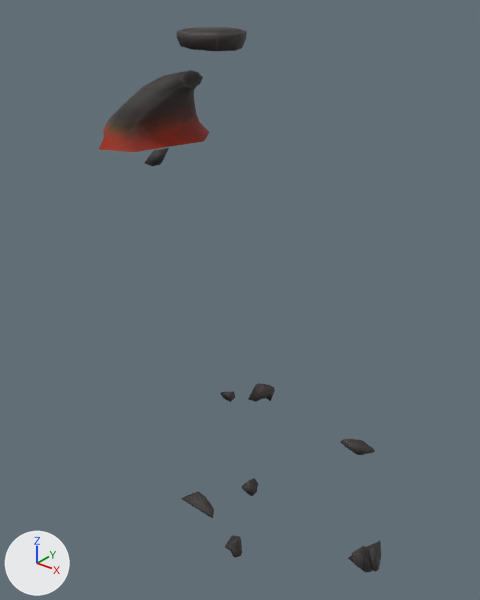
The FBX model Assets/HellsChicken/3D Models/breakablePlatform.fbx as it was, and as the next commit left it.
Both versions are drawn from a 50 mm lens placed at (45.2, 104.7, 16.3), pointed at (1.8, 158.9, -17.3). Lighting does not change. The marker at lower left points along +X, +Y and +Z.

The older version as bpy lines, for what is in view:
```python
ob_breakablepart_cell1 = bpy.data.objects.new('BreakablePart_cell1', me_breakablepart_cell_008)
ob_breakablepart_cell1.location = (13.2, 169.4, -39.1)
ob_breakablepart_cell1.rotation_euler = (0.118, -2.831, -0.334)  # degrees (6.8, -162, -19)
ob_breakablepart_cell2 = bpy.data.objects.new('BreakablePart_cell2', me_breakablepart_cell_004)
ob_breakablepart_cell2.location = (4.8, 147.7, -38.4)
ob_breakablepart_cell2.rotation_euler = (0.979, -3.137, 0.0542)  # degrees (56, -180, 3.1)
ob_breakablepart_cell3 = bpy.data.objects.new('BreakablePart_cell3', me_breakablepart_cell_007)
ob_breakablepart_cell3.location = (-3.5, 152.2, -0.3)
ob_breakablepart_cell3.rotation_euler = (2.646, 0.21, 0.3)  # degrees (152, 12, 17)
ob_breakablepart_cell4 = bpy.data.objects.new('BreakablePart_cell4', me_breakablepart_cell_009)
ob_breakablepart_cell4.location = (-0.1, 166.3, -34.8)
ob_breakablepart_cell4.rotation_euler = (-1.11, -0.267, 2.811)  # degrees (-64, -15, 161)
ob_breakablepart_cell5 = bpy.data.objects.new('BreakablePart_cell5', me_breakablepart_cell_006)
ob_breakablepart_cell5.location = (19.1, 163.9, -50.1)
ob_breakablepart_cell5.rotation_euler = (0.0564, 0.585, -0.00198)  # degrees (3.2, 34, -0.1)
ob_breakablepart_cell6 = bpy.data.objects.new('BreakablePart_cell6', me_breakablepart_cell_005)
ob_breakablepart_cell6.location = (18.5, 162.3, -50.0)
ob_breakablepart_cell6.rotation_euler = (0.0564, 0.585, -0.00198)  # degrees (3.2, 34, -0.1)
ob_breakablepart_cell7 = bpy.data.objects.new('BreakablePart_cell7', me_breakablepart_cell_003)
ob_breakablepart_cell7.location = (-0.5, 159.3, -31.6)
ob_breakablepart_cell7.rotation_euler = (0.425, -2.643, 1.524)  # degrees (24, -151, 87)
ob_breakablepart_cell9 = bpy.data.objects.new('BreakablePart_cell9', me_breakablepart_cell_001)
ob_breakablepart_cell9.location = (2.6, 160.2, -45.6)
ob_breakablepart_cell9.rotation_euler = (0.843, 1.12, 0.503)  # degrees (48, 64, 29)
ob_brokenbase = bpy.data.objects.new('BrokenBase', me_plane_011)
ob_brokenbase.location = (-9.5, 157.3, 0.0)
# also in view: 'BreakFallPlatform' at (-0.2, 157.3, 11.0)
```
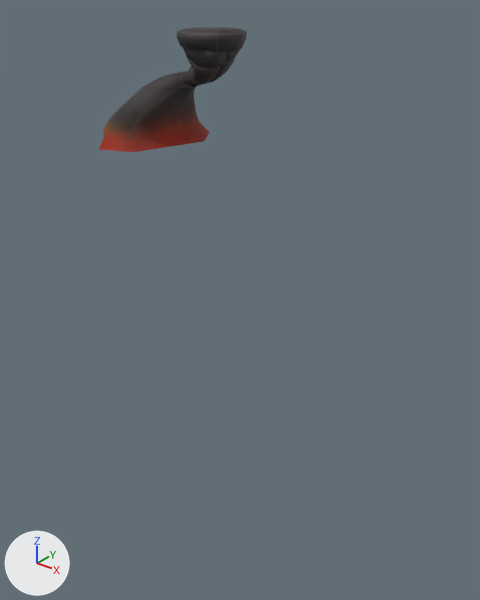
Commit message: added mesh to breakable platform

What differs and where, as boxes (x1, y1, x2, y2) in the pictures (480 x 600 px):
```json
{"object": "BreakablePart_cell2", "change": "moved, turned", "before": [181, 492, 214, 518], "after": [183, 47, 228, 69]}
{"object": "BreakablePart_cell6", "change": "moved, turned", "before": [348, 546, 372, 573], "after": [188, 58, 221, 83]}
{"object": "BreakablePart_cell8", "change": "moved, turned", "before": [225, 535, 242, 558], "after": [182, 66, 205, 85]}
{"object": "BreakablePart_cell1", "change": "moved, turned", "before": [340, 439, 375, 455], "after": [226, 51, 235, 60]}
{"object": "BreakablePart_cell5", "change": "moved, turned", "before": [366, 541, 381, 572], "after": [209, 60, 229, 83]}
{"object": "BreakablePart_cell4", "change": "moved, turned", "before": [248, 383, 275, 402], "on screen": "not visible afterwards"}
{"object": "BreakablePart_cell3", "change": "moved, turned", "before": [145, 148, 169, 166], "on screen": "not visible afterwards"}
{"object": "BreakablePart_cell9", "change": "moved", "before": [241, 478, 258, 496], "after": [191, 83, 206, 87]}
{"object": "BreakMesh", "change": "added", "after": [191, 49, 240, 81]}
{"object": "BreakablePart_cell7", "change": "moved, turned", "before": [220, 391, 235, 402], "on screen": "not visible afterwards"}
```

Edits to the scene script, one JSON object a line:
```json
{"op": "add", "block": "me_breakablepart_cell_012", "code": ["me_breakablepart_cell_012 = bpy.data.meshes.new('BreakablePart_cell.012')", "me_breakablepart_cell_012.from_pydata(...)  # 135 vertices, 141 faces; spans x -1.02..4.97, y -3.54..2.65, z -0.6..3.46", "me_breakablepart_cell_012.materials.append(mat_breakfallplatform)  # picture img_breakfallplatform_png"]}
{"op": "set", "path": "ob_breakablepart_cell5.rotation_euler", "old": "(0.0564, 0.585, -0.00198)", "new": "(0.0, 0.0, 0.0)", "note": "degrees (3.2, 34, -0.1) -> degrees (0, 0, 0)"}
{"op": "set", "path": "ob_breakablepart_cell5.location", "old": "(19.1, 163.9, -50.1)", "new": "(0.0, 158.0, 8.5)"}
{"op": "set", "path": "ob_breakablepart_cell1.rotation_euler", "old": "(0.118, -2.831, -0.334)", "new": "(0.0, 0.0, 0.0)", "note": "degrees (6.8, -162, -19) -> degrees (0, 0, 0)"}
{"op": "set", "path": "ob_breakablepart_cell1.location", "old": "(13.2, 169.4, -39.1)", "new": "(0.9, 158.4, 9.7)"}
{"op": "set", "path": "ob_breakablepart_cell8.rotation_euler", "old": "(0.655, -1.848, -0.426)", "new": "(0.0, 0.0, 0.0)", "note": "degrees (38, -106, -24) -> degrees (0, 0, 0)"}
{"op": "set", "path": "ob_breakablepart_cell8.location", "old": "(5.3, 153.4, -49.1)", "new": "(-2.2, 156.7, 7.4)"}
{"op": "set", "path": "ob_breakablepart_cell7.rotation_euler", "old": "(0.425, -2.643, 1.524)", "new": "(0.0, 0.0, 0.0)", "note": "degrees (24, -151, 87) -> degrees (0, 0, 0)"}
{"op": "set", "path": "ob_breakablepart_cell7.location", "old": "(-0.5, 159.3, -31.6)", "new": "(-2.8, 158.1, 7.5)"}
{"op": "set", "path": "ob_breakablepart_cell6.rotation_euler", "old": "(0.0564, 0.585, -0.00198)", "new": "(0.0, 0.0, 0.0)", "note": "degrees (3.2, 34, -0.1) -> degrees (0, 0, 0)"}
{"op": "set", "path": "ob_breakablepart_cell6.location", "old": "(18.5, 162.3, -50.0)", "new": "(-0.6, 156.4, 8.3)"}
{"op": "set", "path": "ob_breakablepart_cell3.rotation_euler", "old": "(2.646, 0.21, 0.3)", "new": "(0.0, 0.0, 0.0)", "note": "degrees (152, 12, 17) -> degrees (0, 0, 0)"}
{"op": "set", "path": "ob_breakablepart_cell3.location", "old": "(-3.5, 152.2, -0.3)", "new": "(-2.2, 156.6, 9.2)"}
{"op": "set", "path": "ob_breakablepart_cell2.rotation_euler", "old": "(0.979, -3.137, 0.0542)", "new": "(0.0, 0.0, 0.0)", "note": "degrees (56, -180, 3.1) -> degrees (0, 0, 0)"}
{"op": "set", "path": "ob_breakablepart_cell2.location", "old": "(4.8, 147.7, -38.4)", "new": "(0.0, 155.8, 9.6)"}
{"op": "set", "path": "ob_breakablepart_cell9.location", "old": "(2.6, 160.2, -45.6)", "new": "(-2.4, 157.9, 6.7)"}
{"op": "set", "path": "ob_breakablepart_cell4.rotation_euler", "old": "(-1.11, -0.267, 2.811)", "new": "(0.0, 0.0, 0.0)", "note": "degrees (-64, -15, 161) -> degrees (0, 0, 0)"}
{"op": "set", "path": "ob_breakablepart_cell4.location", "old": "(-0.1, 166.3, -34.8)", "new": "(-1.6, 158.4, 9.0)"}
{"op": "add", "block": "ob_breakmesh", "code": ["ob_breakmesh = bpy.data.objects.new('BreakMesh', me_breakablepart_cell_012)", "ob_breakmesh.location = (-2.4, 157.9, 6.7)"]}
```
